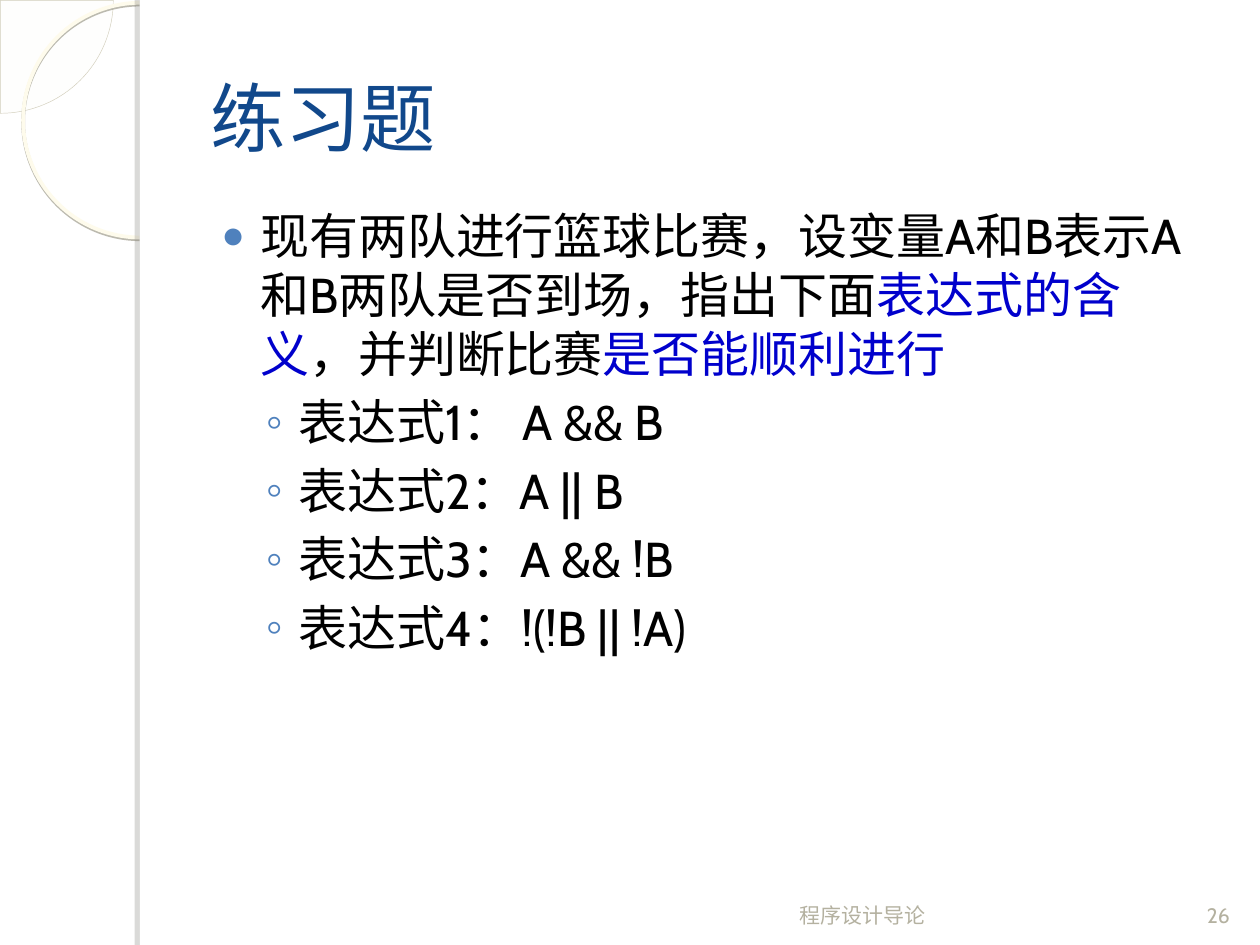
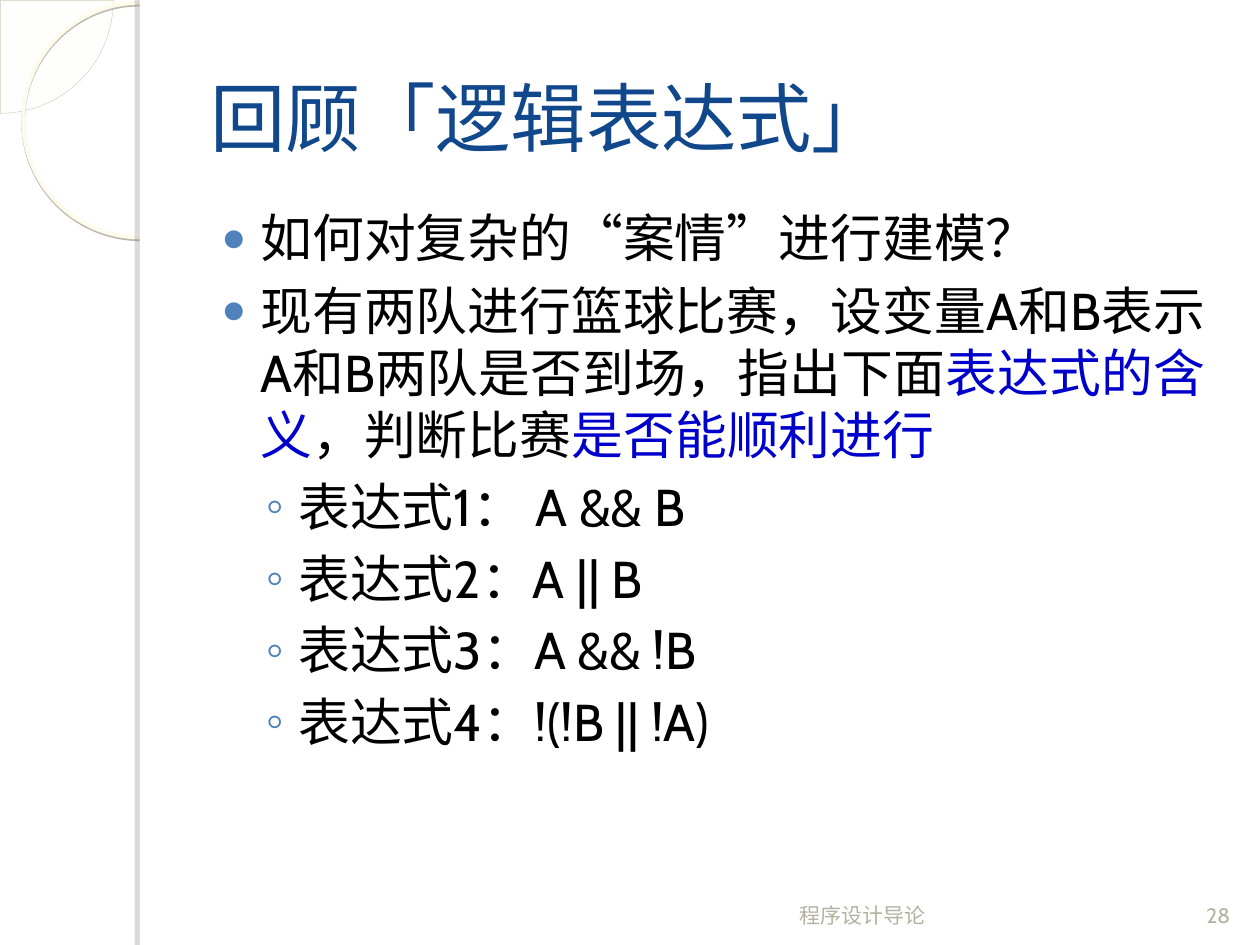
Before and after one commit to fanju1984/introduction-to-programming, a slide deck: slide 28 of introduction-to-programming/slides/2017/04-Control-Statement-1.ppt (slide 26 before the commit). Drawn at 1260x945 pixels with LibreOffice and Linux fonts; fonts in the diff are those of the drawing; background and template pictures are left out. Boxes give left, top, right and bottom in pixels: in the first picture for what was removed or moved away, otherwise in the second. Text is boxed around its words. In the diff, an @@ line names an element or a change of style, - is before the commit and + after.

```diff
--- a/introduction-to-programming/slides/2017/04-Control-Statement-1.ppt
+++ b/introduction-to-programming/slides/2017/04-Control-Statement-1.ppt
@@ title at <box>210,82,887,153</box>: text changed @@
-练习题
+回顾「逻辑表达式」
@@ text at <box>260,213,1205,460</box>: text changed; size 28 to 29.6 pt @@
-● 现有两队进行篮球比赛，设变量A和B表示A和B两队是否到场，指出下面表达式的含义，并判断比赛是否能顺利进行
+● 如何对复杂的“案情”进行建模？
+● 现有两队进行篮球比赛，设变量A和B表示A和B两队是否到场，指出下面表达式的含义，判断比赛是否能顺利进行
@@ text at <box>298,482,709,748</box>: size 28 to 29.6 pt in "表达式1： A && B", "表达式2：A || B", "表达式3：A && !B", "表达式4：!(!B || !A)" @@
@@ page number at <box>1206,908,1230,923</box>: text changed @@
-26
+28
```
Also in this commit, not shown: 17 other slides changed, 6 slides added, 5 slides removed, 1 other file.
